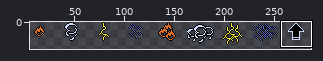
Two versions of one sprite sheet, assets/images/ui/spell-image.png. The picture above shows the old version from afar; the outline marks the close-up.
Close-up. Old version:
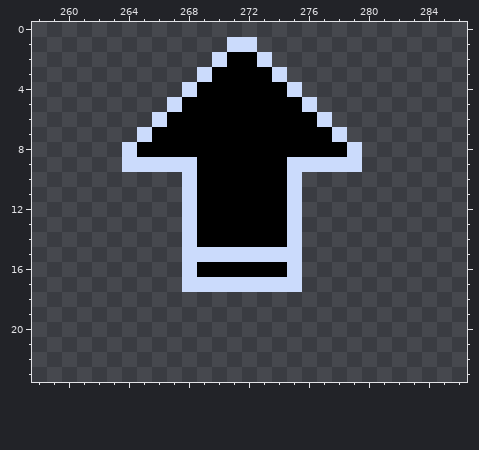
The file is 288x32 pixels. Shown: x 258..286, y 0..23. The wide view leaves out empty margins.
Once edited:
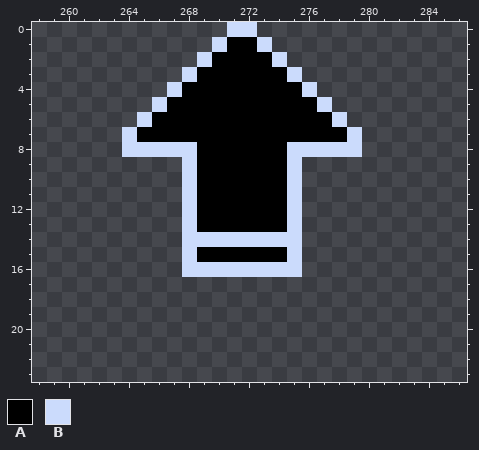
Palette (. is transparent): A #000000  B #cbdbfc
Difference:
y 0: x 271..272 .. -> BB
y 1: x 270..273 .BB. -> BAAB
y 2: x 269..270 .B -> BA; x 273..274 B. -> AB
y 3: x 268..269 .B -> BA; x 274..275 B. -> AB
y 4: x 267..268 .B -> BA; x 275..276 B. -> AB
y 5: x 266..267 .B -> BA; x 276..277 B. -> AB
y 6: x 265..266 .B -> BA; x 277..278 B. -> AB
y 7: x 264..265 .B -> BA; x 278..279 B. -> AB
y 8: x 265..268 AAAA -> BBBB; x 275..278 AAAA -> BBBB
y 9: x 264..267 BBBB -> ....; x 276..279 BBBB -> ....
y 14: x 269..274 AAAAAA -> BBBBBB
y 15: x 269..274 BBBBBB -> AAAAAA
y 16: x 269..274 AAAAAA -> BBBBBB
y 17: x 268..275 BBBBBBBB -> ........
Boxes around the changes in both close-ups, in picture pixels (x1, y1, x2, y2):
changed: (122, 22, 362, 292)
